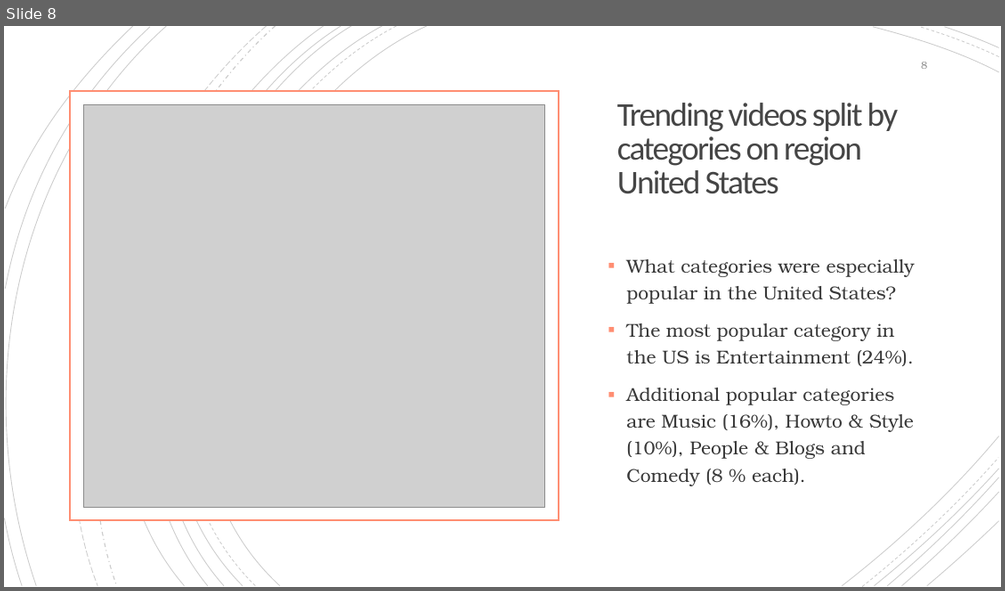
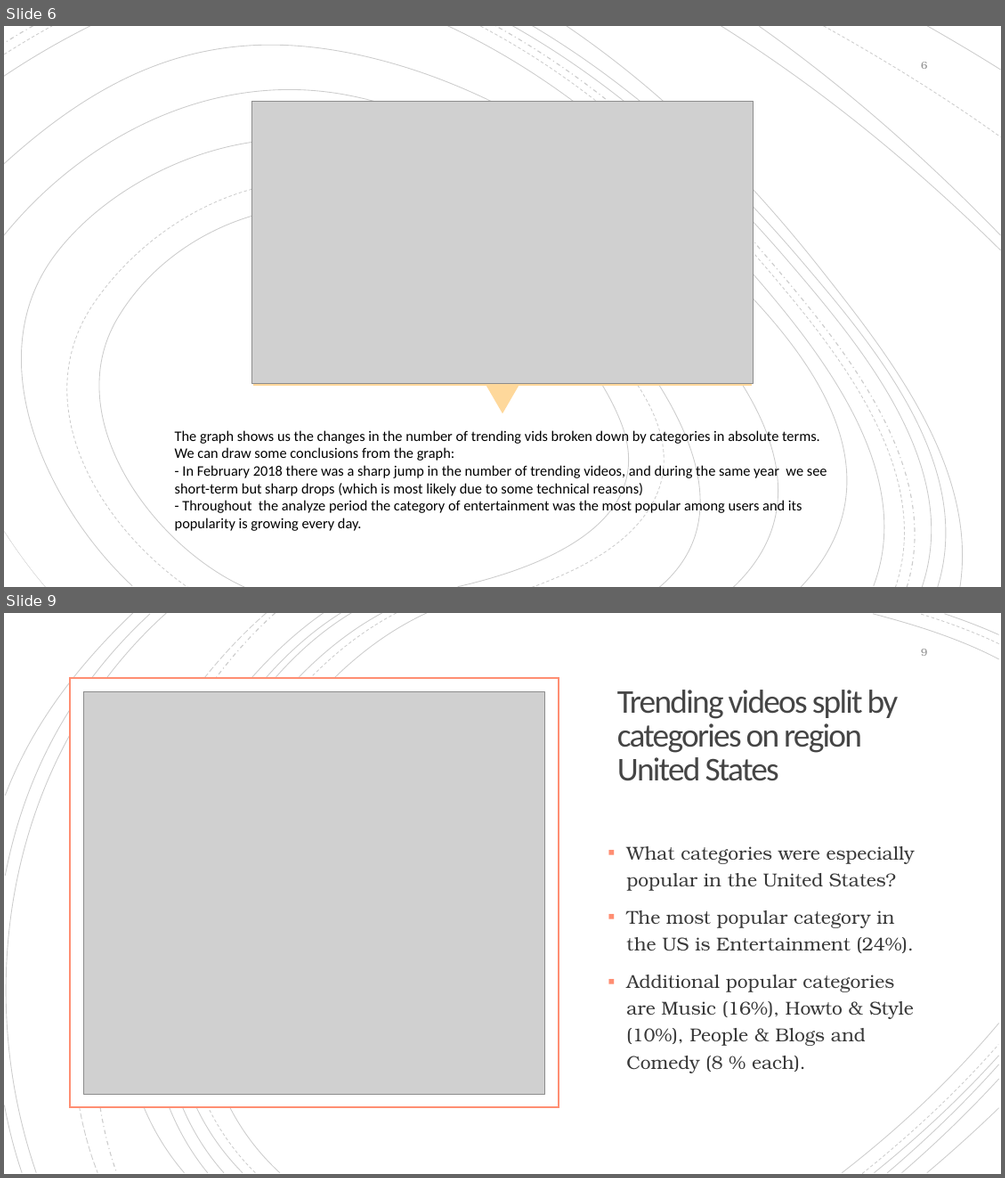
Before and after one commit to marytet/DataAnalystPortfolio, a slide deck: trending_video_analysis/Trending-videos history on YouTube Presentation.pptx. Shown one above the other, each under a label of ours: slide 8 before the commit, slides 6 and 9 after it; the slides between them are not shown. The pictures are 1005x591 and 1005x1178 pixels, drawn with LibreOffice and Linux fonts; fonts in the diff are those of the drawing; grey boxes stand for pictures. Boxes give left, top, right and bottom in pixels: in the first picture for what was removed or moved away, otherwise in the second. Text is boxed around its words. In the diff, an @@ line names an element or a change of style, - is before the commit and + after.

```diff
--- a/trending_video_analysis/Trending-videos history on YouTube Presentation.pptx
+++ b/trending_video_analysis/Trending-videos history on YouTube Presentation.pptx
@@ slide 6 added at bbox=[4, 26, 1001, 587], background #FFFFFF; not listed: 18 template elements that a slide beside it also shows @@
@@ rectangle added at bbox=[4, 26, 1001, 587], fill #FFFFFF @@
@@ group added at bbox=[4, 26, 1001, 587]: 19 freeform shapes @@
@@ group added at bbox=[4, 26, 1001, 587]: 19 freeform shapes @@
@@ page number added at bbox=[921, 62, 927, 69], 10 pt, text #8C8C8C @@
+6
@@ picture added at bbox=[252, 102, 753, 384] @@
@@ rectangle added at bbox=[254, 103, 752, 384], fill #FFFFFF, outline #FED89B 1.5 pt @@
@@ triangle added at bbox=[485, 385, 519, 413], fill #FED89B @@
@@ title added at bbox=[175, 429, 827, 531], 14 pt, text #000000 @@
+The graph shows us the changes in the number of trending vids broken down by categories in absolute terms. We can draw some conclusions from the graph:
+- In February 2018 there was a sharp jump in the number of trending videos, and during the same year we see short-term but sharp drops (which is most likely due to some technical reasons)
+- Throughout the analyze period the category of entertainment was the most popular among users and its popularity is growing every day.
@@ what was slide 8 is now slide 9 @@
```
Also in this commit, not shown: 8 slides changed, 17 other files.
